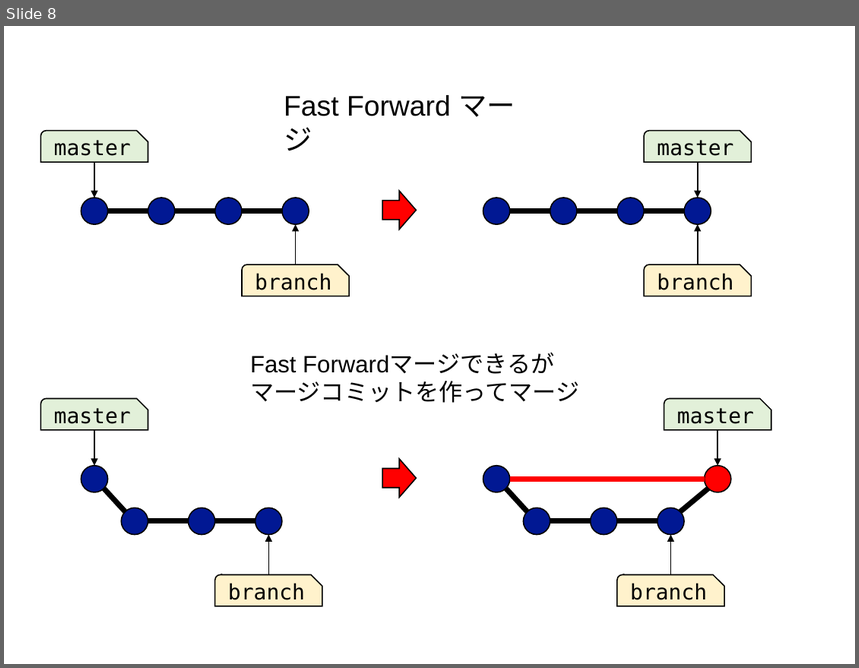
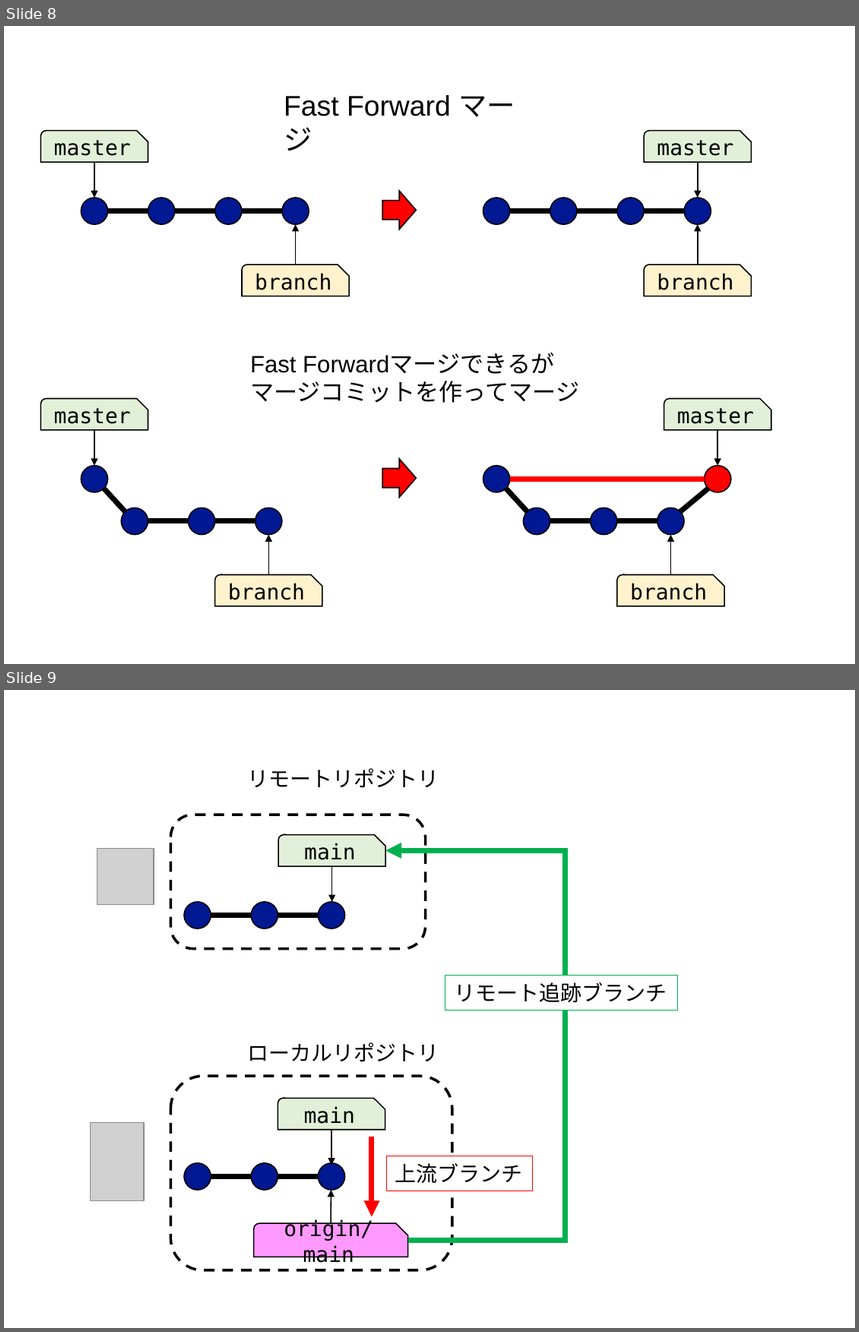
Before and after one commit to kaityo256/github, a slide deck: remote/fig/fig.pptx. Shown one above the other, each under a label of ours: slide 8 before the commit, slides 8 and 9 after it. The pictures are 859x668 and 859x1332 pixels, drawn with LibreOffice and Linux fonts; fonts in the diff are those of the drawing; grey boxes stand for pictures. Boxes give left, top, right and bottom in pixels: in the first picture for what was removed or moved away, otherwise in the second. Text is boxed around its words. In the diff, an @@ line names an element or a change of style, - is before the commit and + after.

```diff
--- a/remote/fig/fig.pptx
+++ b/remote/fig/fig.pptx
@@ slide 9 added at (4,690,855,1328), background #FFFFFF @@
@@ text added at (247,768,439,788), 18 pt, text #000000 @@
+リモートリポジトリ
@@ rounded rectangle added at (171,815,425,948), outline #000000 2.25 pt dashed @@
@@ picture added at (97,848,154,905) @@
@@ snip round rect added at (278,834,386,866), fill #E2F0D9, outline #000000 1 pt, 18 pt, text #000000 @@
+main
@@ arrow added from (332, 866) to (332, 902), #000000 1 pt @@
@@ elbow arrow added from (408, 1241) to (386, 851), #00B050 4.5 pt @@
@@ ellipse added at (184,902,211,929), fill #011893, outline #000000 1 pt @@
@@ line added from (211, 916) to (251, 916), #000000 4.5 pt @@
@@ ellipse added at (251,902,278,929), fill #011893, outline #000000 1 pt @@
@@ line added from (278, 916) to (318, 916), #000000 4.5 pt @@
@@ ellipse added at (318,902,344,929), fill #011893, outline #000000 1 pt @@
@@ rectangle added at (446,976,678,1010), fill #FFFFFF, outline #00B050 0.75 pt, 18 pt, text #000000 @@
+リモート追跡ブランチ
@@ text added at (247,1043,439,1062), 18 pt, text #000000 @@
+ローカルリポジトリ
@@ rounded rectangle added at (171,1076,452,1271), outline #000000 2.25 pt dashed @@
@@ snip round rect added at (278,1099,386,1130), fill #E2F0D9, outline #000000 1 pt, 18 pt, text #000000 @@
+main
@@ picture added at (90,1123,144,1201) @@
@@ arrow added from (332, 1130) to (332, 1165), #000000 1 pt @@
@@ arrow added from (372, 1137) to (372, 1217), #FF0000 4.5 pt @@
@@ ellipse added at (184,1163,211,1189), fill #011893, outline #000000 1 pt @@
@@ ellipse added at (251,1163,278,1189), fill #011893, outline #000000 1 pt @@
@@ ellipse added at (318,1163,344,1189), fill #011893, outline #000000 1 pt @@
@@ rectangle added at (386,1157,533,1191), fill #FFFFFF, outline #FF0000 0.75 pt, 18 pt, text #000000 @@
+上流ブランチ
@@ line added from (211, 1177) to (251, 1177), #000000 4.5 pt @@
@@ line added from (278, 1177) to (318, 1177), #000000 4.5 pt @@
@@ arrow added from (331, 1224) to (331, 1191), #000000 1 pt @@
@@ snip round rect added at (253,1224,408,1257), fill #FF99FF, outline #000000 1 pt, 18 pt, text #000000 @@
+origin/main
```
Also in this commit, not shown: 2 other files.
